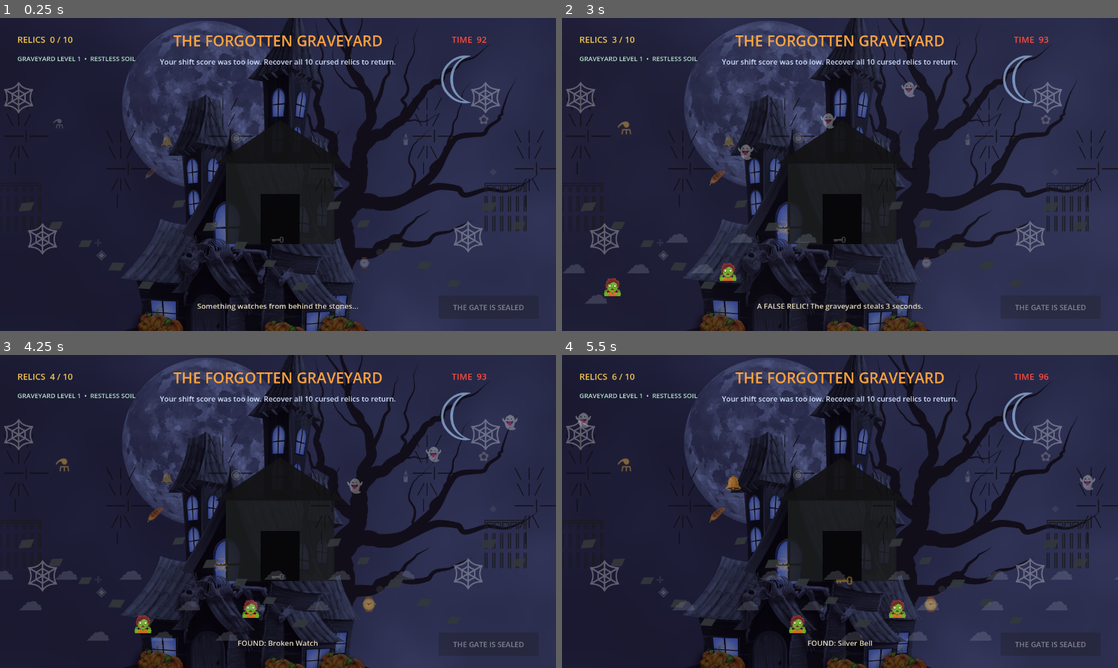
Above: before the commit, frames 1-4 (two rows, left to right).
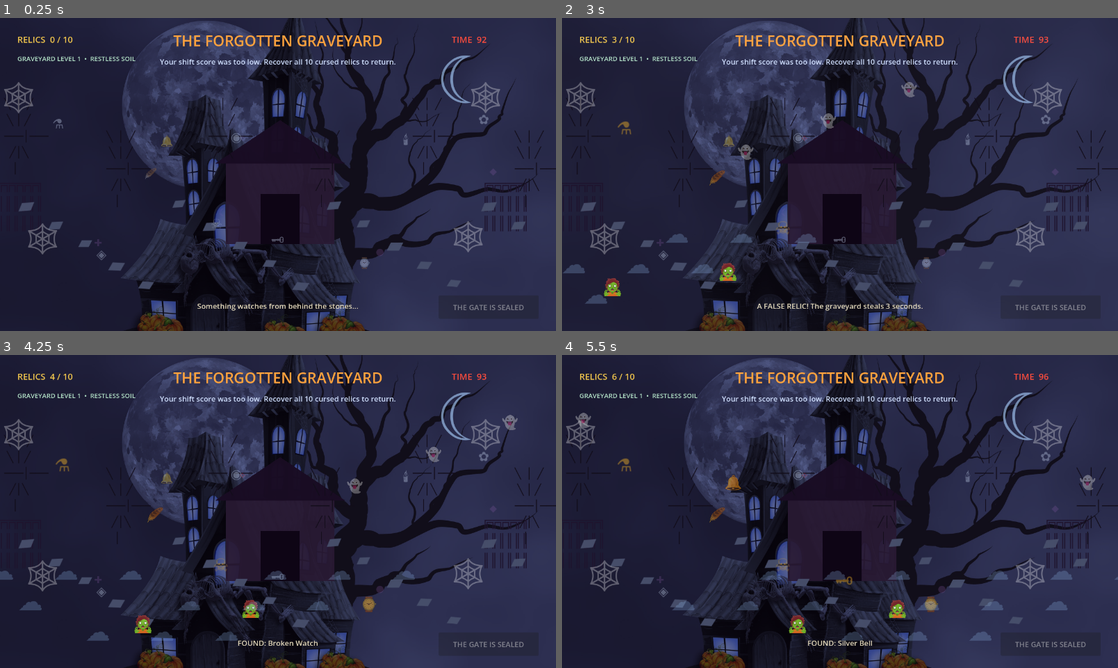
Above: after the commit, the same moments.

Repository: 22koki/tiny-ghost-hotel
Game: Godot game, scene res://scenes/GraveyardChallenge.tscn
Two runs of this game, one before a commit and one after it. Both use one fixed random seed, a clock stepped at 60 frames per second and the inputs below. This scene is started directly instead of the project's main scene.
Inputs:
- Up to frame 1 (0.25 s): no input
- Up to frame 2 (3 s): click "⚗" at 0.5 s; click "🪶" at 1.25 s; click "☠" at 2 s; click "◉" at 2.75 s
- Up to frame 3 (4.25 s): click "⌚" at 3.5 s
- Up to frame 4 (5.5 s): click "🗝" at 4.25 s; click "🔔" at 5 s

The runs differ from the first frame. In frame 1, 0.9% of the frame differs, in the area x 3-95%, y 31-88%; in frame 2, 1.0%; in frame 3, 0.9%; in frame 4, 1.0%.

Commit message:
style: add colorful moonlight fog and relic contrast

Diff:
--- a/scripts/graveyard_challenge.gd
+++ b/scripts/graveyard_challenge.gd
@@ -120,7 +120,7 @@
 	gate_left.position = Vector2(-8,360)
 	gate_left.size = Vector2(180,220)
 	gate_left.add_theme_font_size_override("font_size", 30)
-	gate_left.add_theme_color_override("font_color", Color(0.10,0.10,0.12,0.95))
+	gate_left.add_theme_color_override("font_color", Color(0.12,0.08,0.18,0.98))
 	add_child(gate_left)
 
 	var gate_right: Label = Label.new()
@@ -128,22 +128,22 @@
 	gate_right.position = Vector2(1110,360)
 	gate_right.size = Vector2(180,220)
 	gate_right.add_theme_font_size_override("font_size", 30)
-	gate_right.add_theme_color_override("font_color", Color(0.10,0.10,0.12,0.95))
+	gate_right.add_theme_color_override("font_color", Color(0.12,0.08,0.18,0.98))
 	add_child(gate_right)
 
 	var crypt: ColorRect = ColorRect.new()
 	crypt.position = Vector2(520,330)
 	crypt.size = Vector2(250,190)
-	crypt.color = Color(0.11,0.115,0.12,0.86)
+	crypt.color = Color(0.16,0.10,0.20,0.92)
 	add_child(crypt)
 	var crypt_roof: Polygon2D = Polygon2D.new()
 	crypt_roof.polygon = PackedVector2Array([Vector2(495,335),Vector2(645,235),Vector2(795,335)])
-	crypt_roof.color = Color(0.075,0.075,0.085,0.95)
+	crypt_roof.color = Color(0.10,0.05,0.14,0.98)
 	add_child(crypt_roof)
 	var crypt_door: ColorRect = ColorRect.new()
 	crypt_door.position = Vector2(600,405)
 	crypt_door.size = Vector2(90,115)
-	crypt_door.color = Color(0.025,0.025,0.035,0.96)
+	crypt_door.color = Color(0.055,0.02,0.08,0.98)
 	add_child(crypt_door)
 
 	for i in range(17):
@@ -153,7 +153,7 @@
 		stone.size = Vector2(62,82)
 		stone.rotation = deg_to_rad(float((i % 5) - 2) * 2.5)
 		stone.add_theme_font_size_override("font_size", 50 - (i % 3) * 4)
-		stone.add_theme_color_override("font_color", Color(0.20,0.22,0.23,0.90))
+		stone.add_theme_color_override("font_color", Color(0.28,0.31,0.42,0.96))
 		add_child(stone)
 
 	for i in range(6):
@@ -162,7 +162,7 @@
 		tree.position = Vector2(10 + i * 235, 180 + (i % 2) * 75)
 		tree.size = Vector2(160,310)
 		tree.add_theme_font_size_override("font_size", 24)
-		tree.add_theme_color_override("font_color", Color(0.055,0.045,0.05,0.92))
+		tree.add_theme_color_override("font_color", Color(0.07,0.05,0.10,0.96))
 		add_child(tree)
 
 	for pos in [Vector2(5,130),Vector2(1080,130),Vector2(60,455),Vector2(1040,450)]:
@@ -216,7 +216,7 @@
 		button.position = spots[i]
 		button.size = Vector2(target_size,target_size)
 		button.flat = true
-		button.modulate = Color(0.67,0.67,0.70,target_alpha)
+		button.modulate = Color(0.82,0.88,1.0,target_alpha)
 		button.add_theme_font_size_override("font_size", int(target_size * 0.52))
 		button.mouse_entered.connect(_on_relic_hover.bind(button))
 		button.mouse_exited.connect(_on_relic_exit.bind(button))
@@ -245,7 +245,7 @@
 		decoy.position = HIDING_SPOTS[(i * 3 + graveyard_level) % HIDING_SPOTS.size()] + Vector2((i % 3) * 22,-18 + (i % 2) * 30)
 		decoy.size = Vector2(42,42)
 		decoy.flat = true
-		decoy.modulate = Color(0.55,0.56,0.58,0.17)
+		decoy.modulate = Color(0.68,0.44,0.82,0.22)
 		decoy.add_theme_font_size_override("font_size",22)
 		decoy.pressed.connect(_on_decoy_pressed.bind(decoy))
 		add_child(decoy)
@@ -256,7 +256,7 @@
 	message.text = "A FALSE RELIC! The graveyard steals 3 seconds."
 	time_left = maxf(0.0,time_left - 3.0)
 	decoy.disabled = true
-	decoy.modulate = Color(0.55,0.08,0.08,0.55)
+	decoy.modulate = Color(0.95,0.12,0.18,0.72)
 	_flash_screen(0.22)
 	if graveyard_level >= 4:
 		_spawn_jump_scare()
@@ -278,7 +278,7 @@
 	if button.disabled or challenge_complete:
 		return
 	button.disabled = true
-	button.modulate = Color(1.0,0.76,0.30,1.0)
+	button.modulate = Color(1.0,0.74,0.18,1.0)
 	button.scale = Vector2(1.35,1.35)
 	found_count += 1
 	counter.text = "RELICS  %d / %d" % [found_count,required_count]
@@ -339,7 +339,7 @@
 		fog.position = Vector2(-650 - i * 330,455 + (i % 3) * 70)
 		fog.size = Vector2(850,150)
 		fog.add_theme_font_size_override("font_size",58)
-		fog.add_theme_color_override("font_color",Color(0.68,0.72,0.78,0.20))
+		fog.add_theme_color_override("font_color",Color(0.56,0.72,0.92,0.26))
 		add_child(fog)
 		var drift: Tween = create_tween()
 		drift.set_loops()
